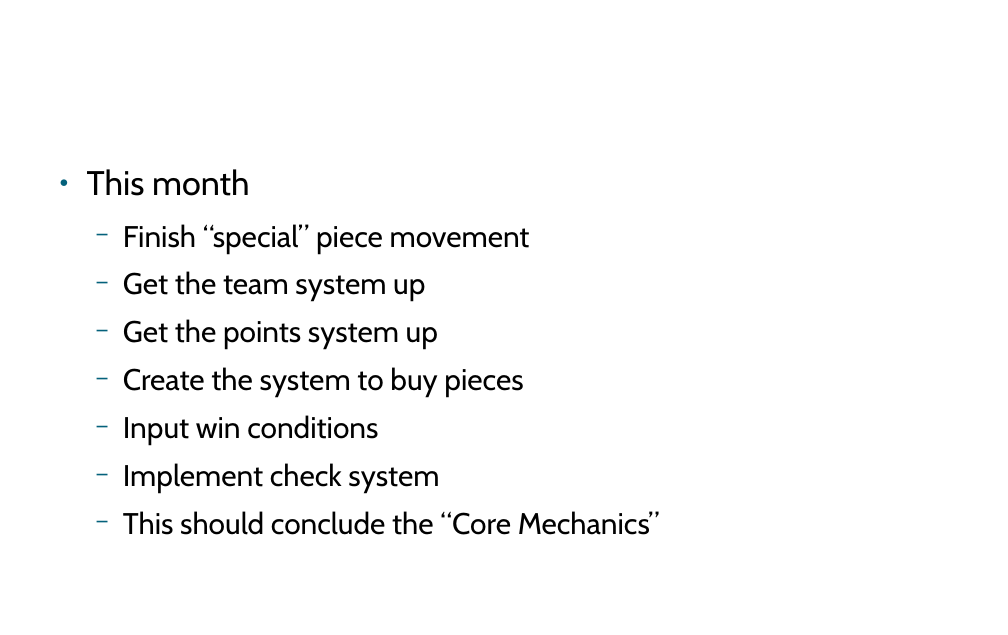
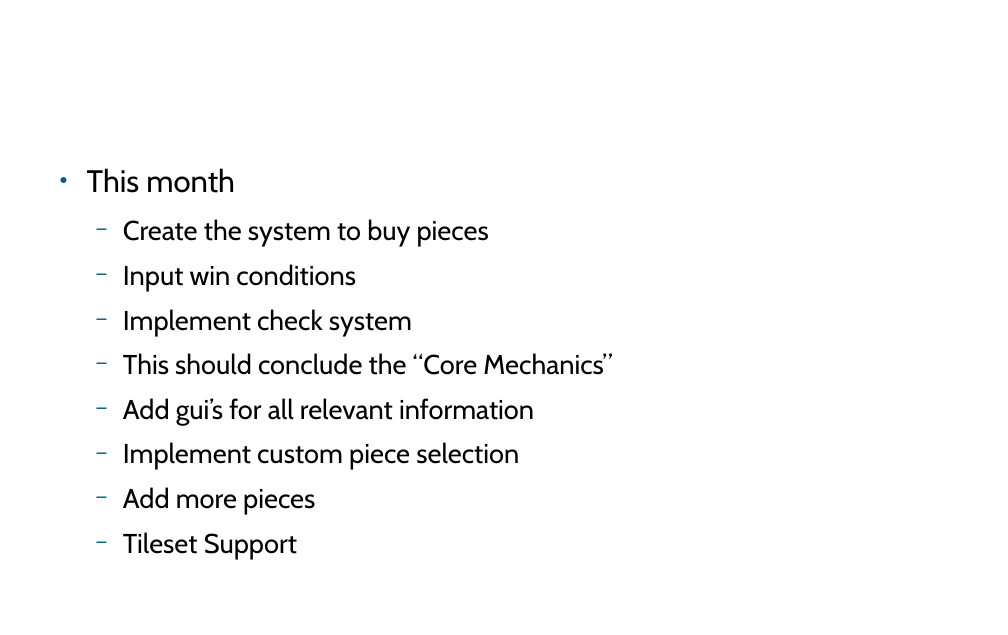
Before and after one commit to Viyi/Peace-by-Piece, a slide deck: slide 6 of build/Project Showcase 1.pptx. Drawn at 1008x635 pixels with LibreOffice and Linux fonts; fonts in the diff are those of the drawing; background and template pictures are left out. Boxes give left, top, right and bottom in pixels: in the first picture for what was removed or moved away, otherwise in the second. Text is boxed around its words. In the diff, an @@ line names an element or a change of style, - is before the commit and + after.

Commit message:
Checkmate and starting on beginning of game

```diff
--- a/build/Project Showcase 1.pptx
+++ b/build/Project Showcase 1.pptx
@@ text at (87, 168, 612, 375): size 32 to 29.1 pt in "This month"; size 28 to 25.5 pt in "Create the system to buy pieces", "Input win conditions", "Implement check system", "This should conclude the “Core Mechanics”" @@
@@ text at (123, 224, 530, 349): paragraphs removed @@
-  − Finish “special” piece movement
-  − Get the team system up
-  − Get the points system up
@@ text at (123, 398, 534, 559): paragraphs added @@
+  − Add gui’s for all relevant information
+  − Implement custom piece selection
+  − Add more pieces
+  − Tileset Support
```
Also in this commit, not shown: 2 other slides changed, 1 slide added, 1 slide removed, 34 other files.
